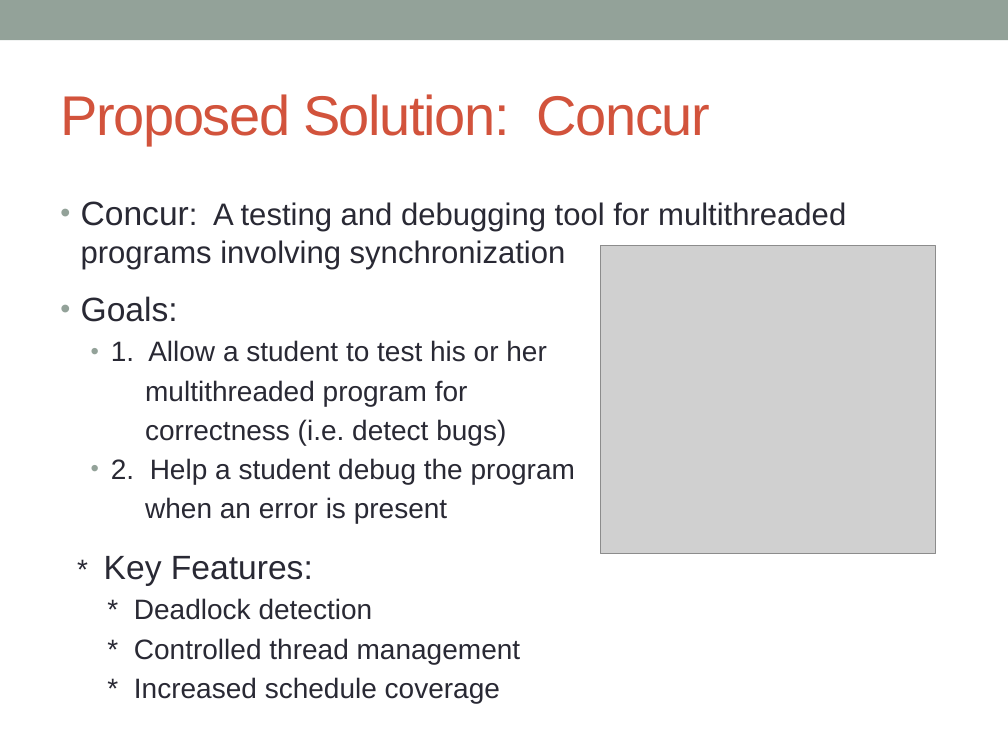
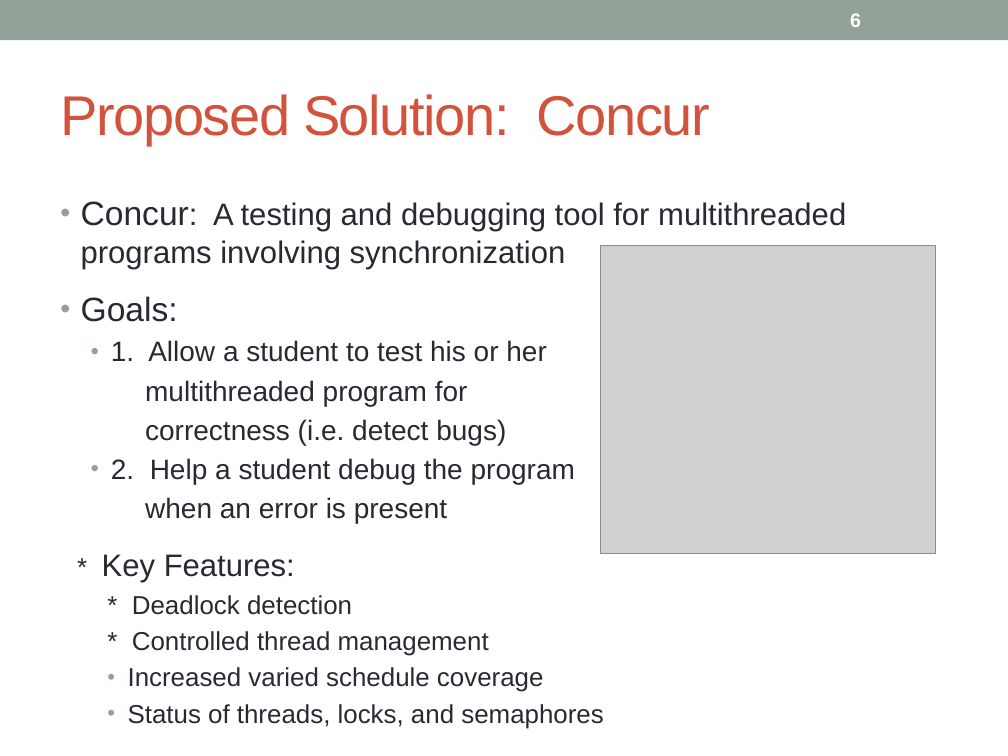
Before and after one commit to concurTestFramework/concurTestFramework, a slide deck: slide 6 of Documents/Concur_Presentation.pptx. Drawn at 1008x756 pixels with LibreOffice and Linux fonts; fonts in the diff are those of the drawing; grey boxes stand for pictures. Boxes give left, top, right and bottom in pixels: in the first picture for what was removed or moved away, otherwise in the second. Text is boxed around its words. In the diff, an @@ line names an element or a change of style, - is before the commit and + after.

```diff
--- a/Documents/Concur_Presentation.pptx
+++ b/Documents/Concur_Presentation.pptx
@@ page number added at [850,13,861,27], 14 pt, text #FFFFFF, bold @@
+6
@@ text at [102,554,489,656]: size 20 to 18.5 pt in "*", "* Deadlock detection", "* Controlled thread management"; size 24 to 22.2 pt in "Key Features:" @@
@@ text at [128,667,603,729]: text changed; size 20 to 18.5 pt @@
-  * Increased schedule coverage
+  • Increased varied schedule coverage
+  • Status of threads, locks, and semaphores
```
Also in this commit, not shown: 21 other slides changed.
